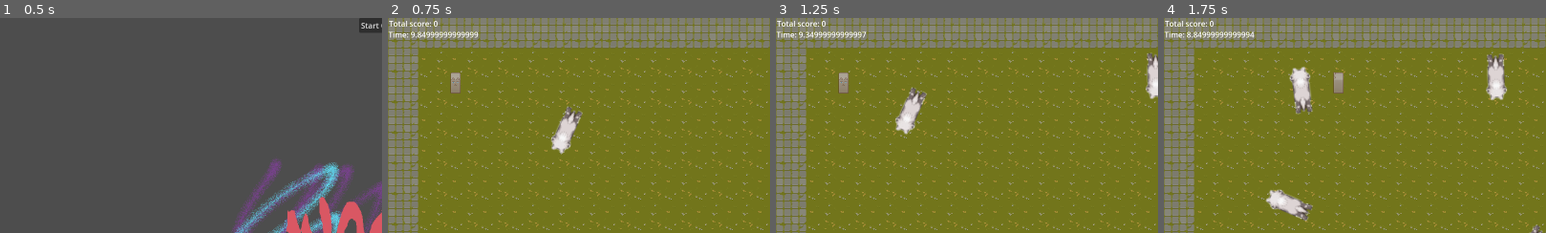
Above: before the commit, frames 1-4 (left to right).
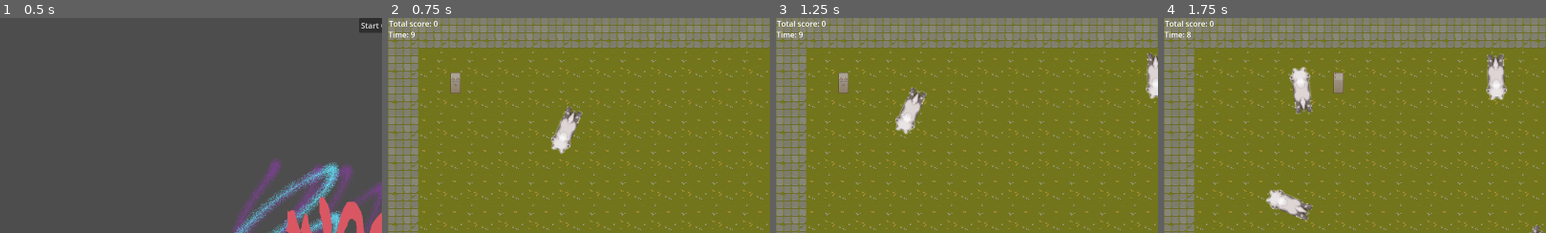
Above: after the commit, the same moments.

Repository: Huve/minor_inconvenience
Game: Godot game, scene res://StartMenu.tscn
Same seed, same stepped clock (60 frames per second), same inputs: the game is played once before the commit and once after it.
Inputs:
- Up to frame 1 (0.5 s): no input
- Up to frame 2 (0.75 s): click "Start Game" at 0.5 s
- Up to frame 3 (1.25 s): no input
- Up to frame 4 (1.75 s): hold Right (ui_right) from 1.28 s (still down)
The pictures show only the part of the screen within x 0-50%, y 0-50%; the shares and areas given below are measured in that part.

Frame 1 is identical in both runs. In frame 2, 0.3% of the frame differs, in the area x 7-24%, y 6-10%; in frame 3, 0.3%; in frame 4, 0.3%.

Commit message:
Add WASD as input

Diff:
--- a/GameControlNode.gd
+++ b/GameControlNode.gd
@@ -33,7 +33,8 @@
 func _process(_delta):
 	var level_timer = $LevelTimer
 	var TimeLabel = $UICanvasLayer/LevelTimeLabel
-	var level_time_text = "Time: " + str(fmod(level_timer.time_left, 60))
+	var level_time = str(floor(level_timer.time_left))
+	var level_time_text = "Time: " + level_time
 	TimeLabel.set_text(level_time_text)
 
 func _on_level_timer_timeout():
--- a/project.godot
+++ b/project.godot
@@ -24,3 +24,38 @@
 window/size/viewport_width=1600
 window/size/viewport_height=900
 window/stretch/mode="viewport"
+
+[input]
+
+ui_left={
+"deadzone": 0.5,
+"events": [Object(InputEventKey,"resource_local_to_scene":false,"resource_name":"","device":0,"window_id":0,"alt_pressed":false,"shift_pressed":false,"ctrl_pressed":false,"meta_pressed":false,"pressed":false,"keycode":4194319,"physical_keycode":0,"key_label":0,"unicode":0,"echo":false,"script":null)
+, Object(InputEventJoypadButton,"resource_local_to_scene":false,"resource_name":"","device":0,"button_index":13,"pressure":0.0,"pressed":false,"script":null)
+, Object(InputEventJoypadMotion,"resource_local_to_scene":false,"resource_name":"","device":0,"axis":0,"axis_value":-1.0,"script":null)
+, Object(InputEventKey,"resource_local_to_scene":false,"resource_name":"","device":0,"window_id":0,"alt_pressed":false,"shift_pressed":false,"ctrl_pressed":false,"meta_pressed":false,"pressed":false,"keycode":0,"physical_keycode":65,"key_label":0,"unicode":0,"echo":false,"script":null)
+]
+}
+ui_right={
+"deadzone": 0.5,
+"events": [Object(InputEventKey,"resource_local_to_scene":false,"resource_name":"","device":0,"window_id":0,"alt_pressed":false,"shift_pressed":false,"ctrl_pressed":false,"meta_pressed":false,"pressed":false,"keycode":4194321,"physical_keycode":0,"key_label":0,"unicode":0,"echo":false,"script":null)
+, Object(InputEventJoypadButton,"resource_local_to_scene":false,"resource_name":"","device":0,"button_index":14,"pressure":0.0,"pressed":false,"script":null)
+, Object(InputEventJoypadMotion,"resource_local_to_scene":false,"resource_name":"","device":0,"axis":0,"axis_value":1.0,"script":null)
+, Object(InputEventKey,"resource_local_to_scene":false,"resource_name":"","device":0,"window_id":0,"alt_pressed":false,"shift_pressed":false,"ctrl_pressed":false,"meta_pressed":false,"pressed":false,"keycode":0,"physical_keycode":68,"key_label":0,"unicode":0,"echo":false,"script":null)
+]
+}
+ui_up={
+"deadzone": 0.5,
+"events": [Object(InputEventKey,"resource_local_to_scene":false,"resource_name":"","device":0,"window_id":0,"alt_pressed":false,"shift_pressed":false,"ctrl_pressed":false,"meta_pressed":false,"pressed":false,"keycode":4194320,"physical_keycode":0,"key_label":0,"unicode":0,"echo":false,"script":null)
+, Object(InputEventJoypadButton,"resource_local_to_scene":false,"resource_name":"","device":0,"button_index":11,"pressure":0.0,"pressed":false,"script":null)
+, Object(InputEventJoypadMotion,"resource_local_to_scene":false,"resource_name":"","device":0,"axis":1,"axis_value":-1.0,"script":null)
+, Object(InputEventKey,"resource_local_to_scene":false,"resource_name":"","device":0,"window_id":0,"alt_pressed":false,"shift_pressed":false,"ctrl_pressed":false,"meta_pressed":false,"pressed":false,"keycode":0,"physical_keycode":87,"key_label":0,"unicode":0,"echo":false,"script":null)
+]
+}
+ui_down={
+"deadzone": 0.5,
+"events": [Object(InputEventKey,"resource_local_to_scene":false,"resource_name":"","device":0,"window_id":0,"alt_pressed":false,"shift_pressed":false,"ctrl_pressed":false,"meta_pressed":false,"pressed":false,"keycode":4194322,"physical_keycode":0,"key_label":0,"unicode":0,"echo":false,"script":null)
+, Object(InputEventJoypadButton,"resource_local_to_scene":false,"resource_name":"","device":0,"button_index":12,"pressure":0.0,"pressed":false,"script":null)
+, Object(InputEventJoypadMotion,"resource_local_to_scene":false,"resource_name":"","device":0,"axis":1,"axis_value":1.0,"script":null)
+, Object(InputEventKey,"resource_local_to_scene":false,"resource_name":"","device":0,"window_id":0,"alt_pressed":false,"shift_pressed":false,"ctrl_pressed":false,"meta_pressed":false,"pressed":false,"keycode":0,"physical_keycode":83,"key_label":0,"unicode":0,"echo":false,"script":null)
+]
+}
